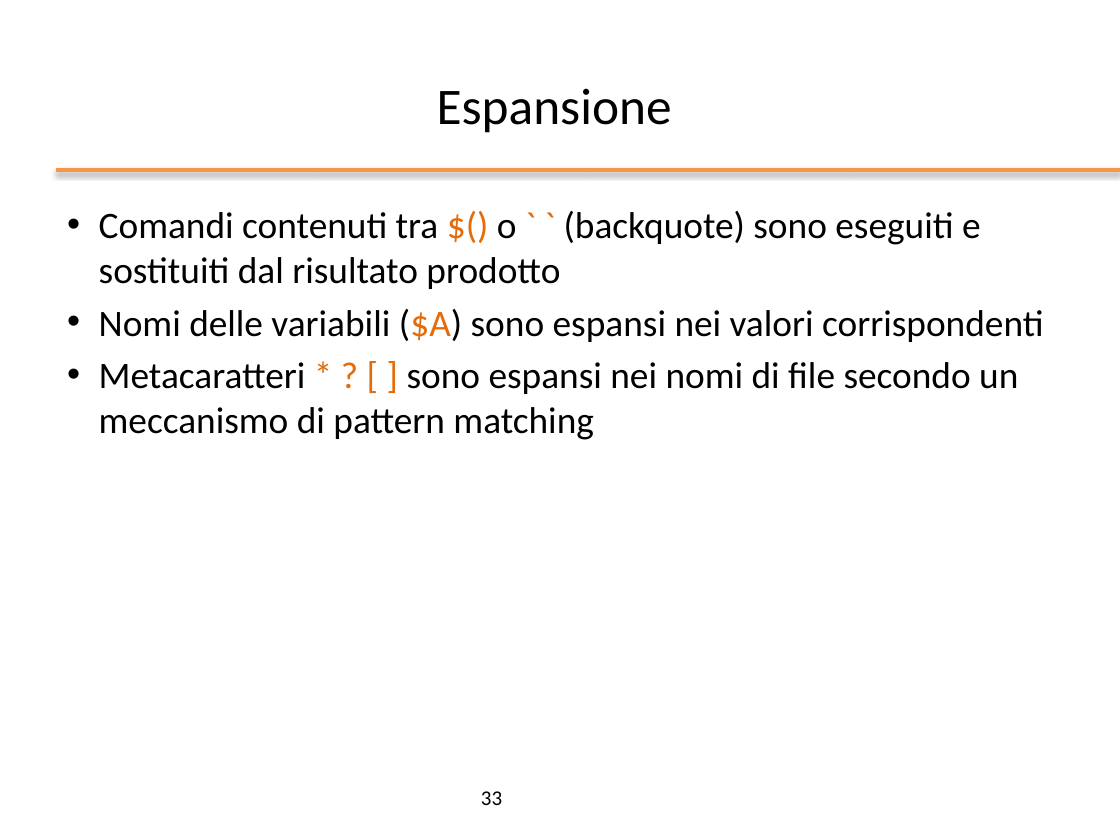
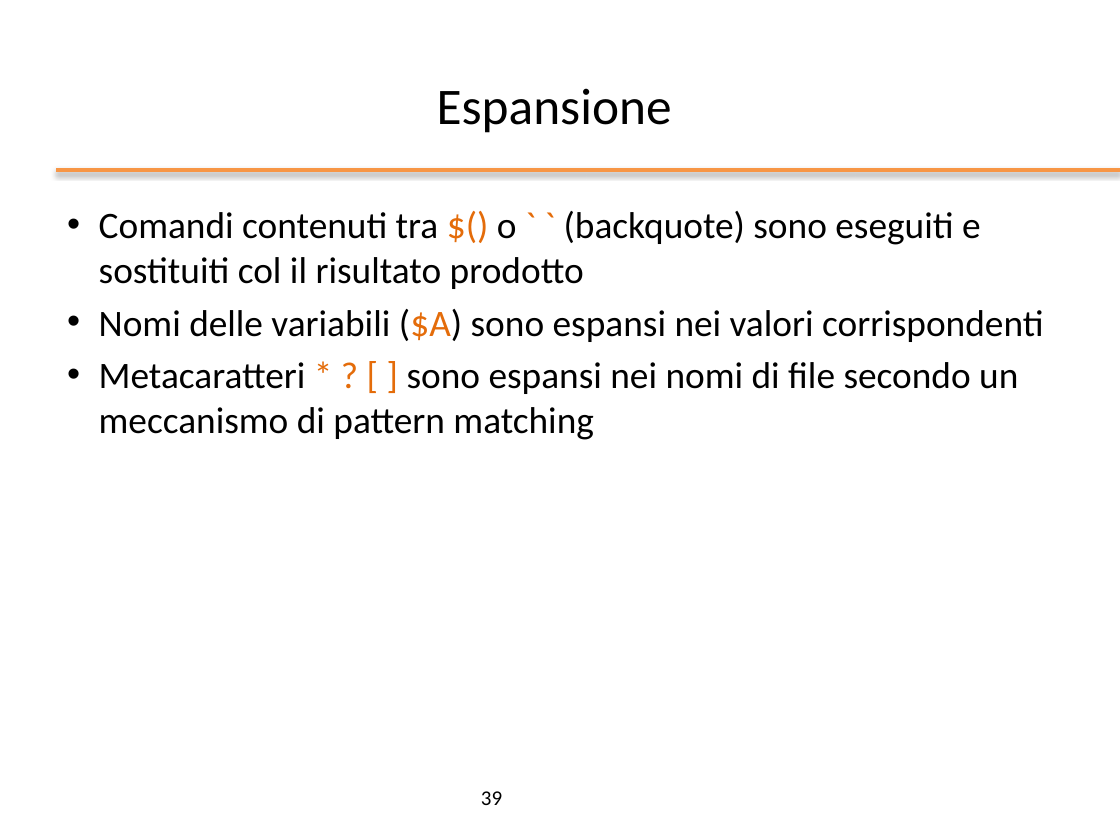
Before and after one commit to nbicocchi/operatingsystemsbsc, a slide deck: slide 39 of slides/ppt/02_Bash Basics.pptx (slide 33 before the commit). Drawn at 1120x840 pixels with LibreOffice and Linux fonts; fonts in the diff are those of the drawing; background and template pictures are left out. Boxes give left, top, right and bottom in pixels: in the first picture for what was removed or moved away, otherwise in the second. Text is boxed around its words. In the diff, an @@ line names an element or a change of style, - is before the commit and + after.

```diff
--- a/slides/ppt/02_Bash Basics.pptx
+++ b/slides/ppt/02_Bash Basics.pptx
@@ text at box(99, 211, 981, 289): text changed @@
-• Comandi contenuti tra $() o ` ` (backquote) sono eseguiti e sostituiti dal risultato prodotto
+• Comandi contenuti tra $() o ` ` (backquote) sono eseguiti e sostituiti col il risultato prodotto
@@ page number at box(481, 791, 502, 805): text changed @@
-33
+39
```
Also in this commit, not shown: 20 other slides changed, 6 slides added, 3 other files.
